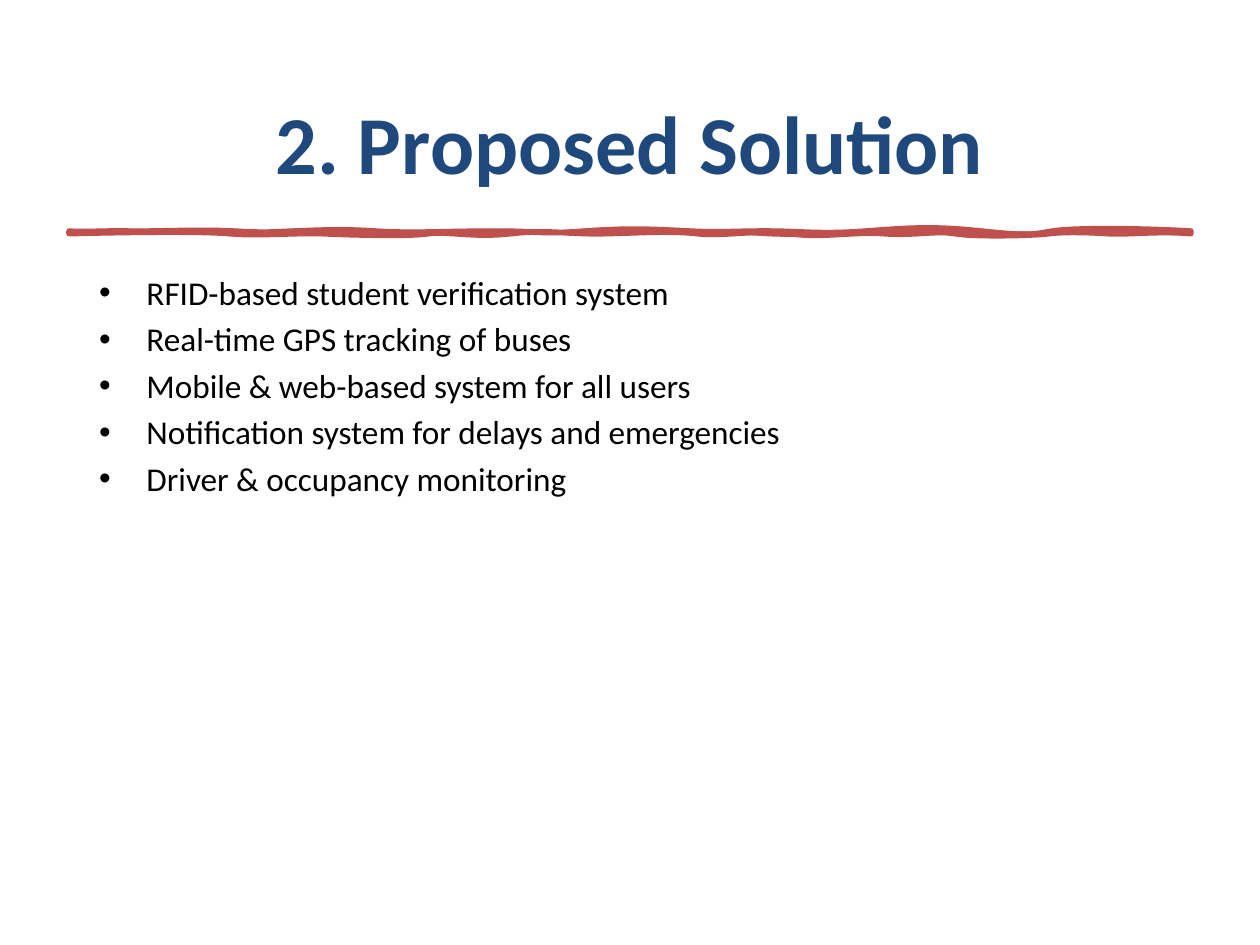
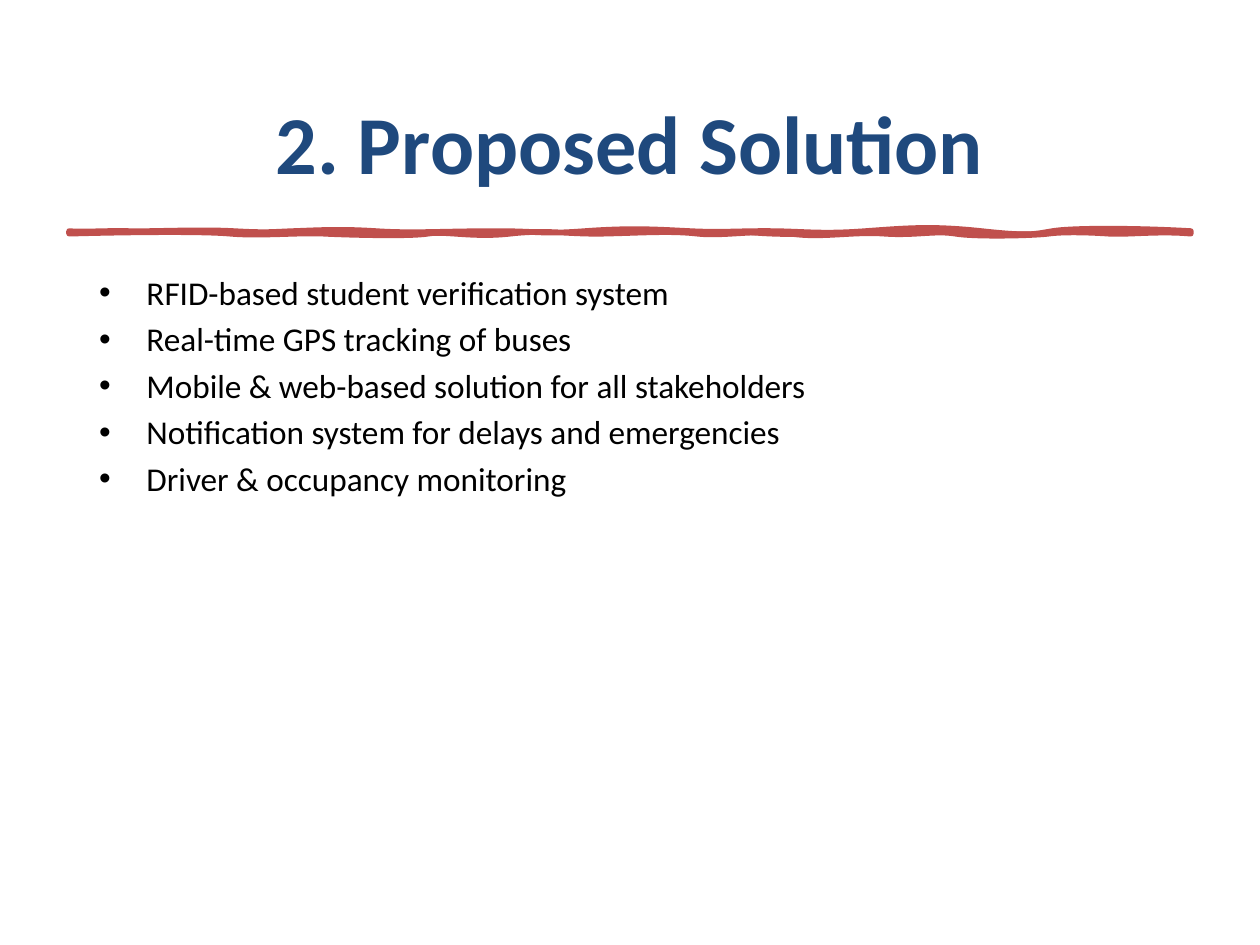
Before and after one commit to Abubakar-doc/FYP-24-SE-A-204, a slide deck: slide 4 of NTU Ride Pilot.pptx. Drawn at 1260x945 pixels with LibreOffice and Linux fonts; fonts in the diff are those of the drawing. Boxes give left, top, right and bottom in pixels: in the first picture for what was removed or moved away, otherwise in the second. Text is boxed around its words. In the diff, an @@ line names an element or a change of style, - is before the commit and + after.

```diff
--- a/NTU Ride Pilot.pptx
+++ b/NTU Ride Pilot.pptx
@@ text at (x1=146, y1=375, x2=805, y2=399): text changed @@
-• Mobile & web-based system for all users
+• Mobile & web-based solution for all stakeholders
```
Also in this commit, not shown: 2 other slides changed, 1 slide removed.
